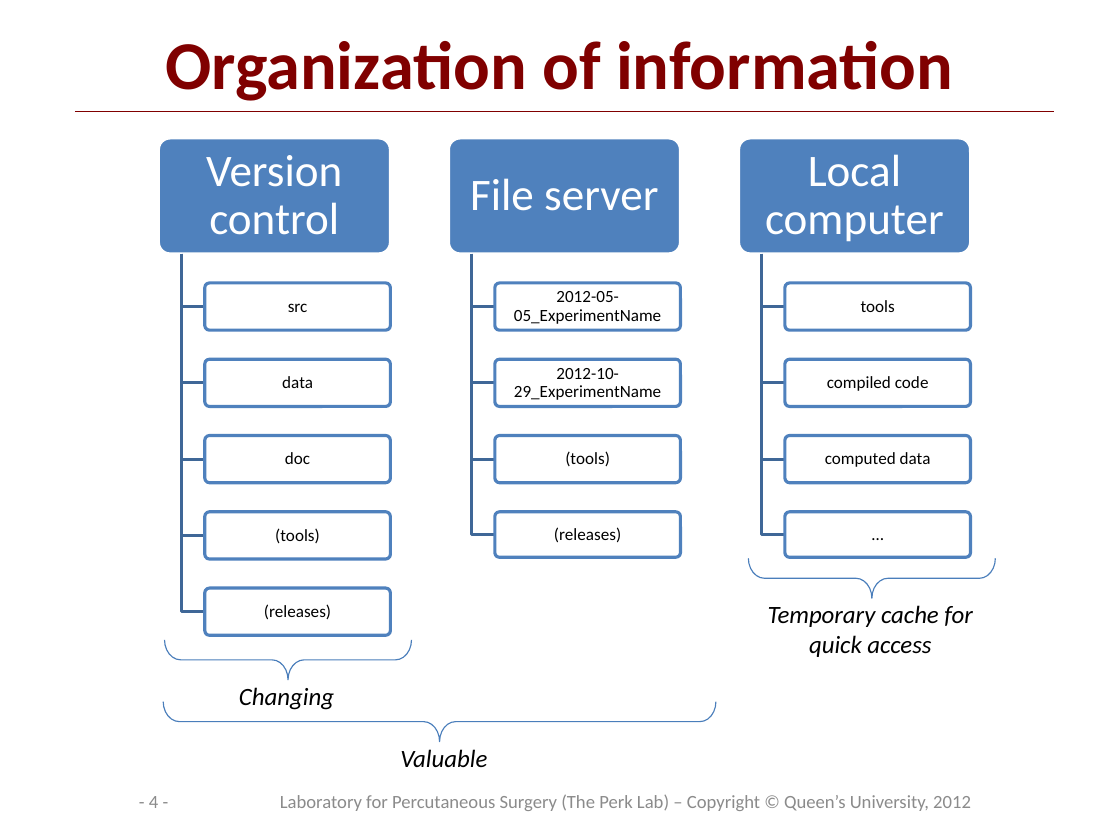
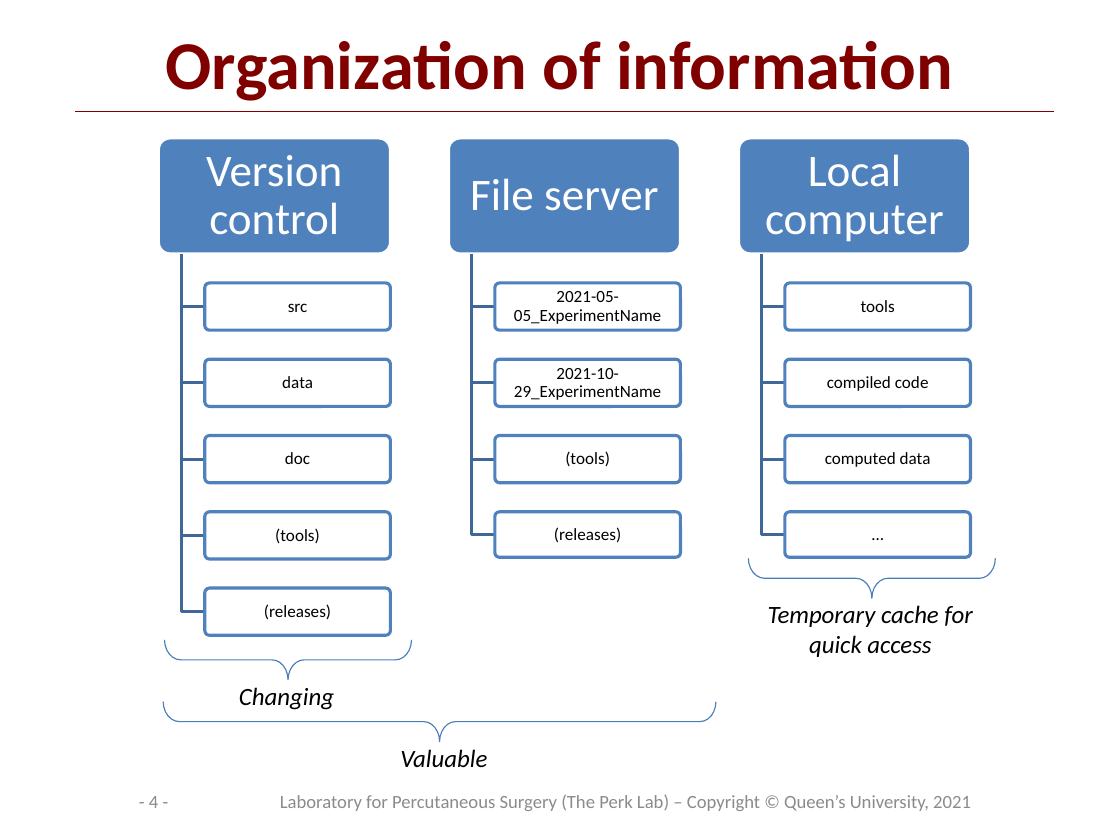
Before and after one commit to PerkLab/PerkLabBootcamp, a slide deck: slide 4 of Doc/day3_1_WritingCorrectAndUnderstandableCode.pptx. Drawn at 1120x840 pixels with LibreOffice and Linux fonts; fonts in the diff are those of the drawing; background and template pictures are left out. Boxes give left, top, right and bottom in pixels: in the first picture for what was removed or moved away, otherwise in the second. Text is boxed around its words. In the diff, an @@ line names an element or a change of style, - is before the commit and + after.

```diff
--- a/Doc/day3_1_WritingCorrectAndUnderstandableCode.pptx
+++ b/Doc/day3_1_WritingCorrectAndUnderstandableCode.pptx
@@ text at (x1=514, y1=291, x2=661, y2=324): text changed @@
-2012-05-05_ExperimentName
+2021-05-05_ExperimentName
@@ text at (x1=514, y1=368, x2=661, y2=400): text changed @@
-2012-10-29_ExperimentName
+2021-10-29_ExperimentName
@@ text at (x1=280, y1=795, x2=971, y2=811): text changed @@
-Laboratory for Percutaneous Surgery (The Perk Lab) – Copyright © Queen’s University, 2012
+Laboratory for Percutaneous Surgery (The Perk Lab) – Copyright © Queen’s University, 2021
```
Also in this commit, not shown: 20 other slides changed, 6 slides added, 2 other files.
